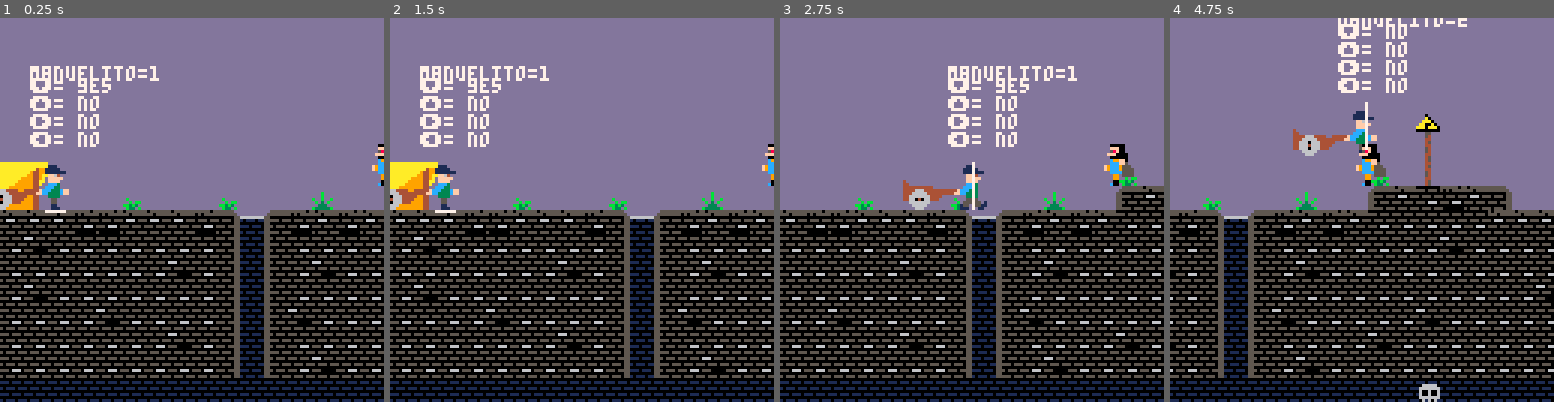
Above: before the commit, frames 1-4 (left to right).
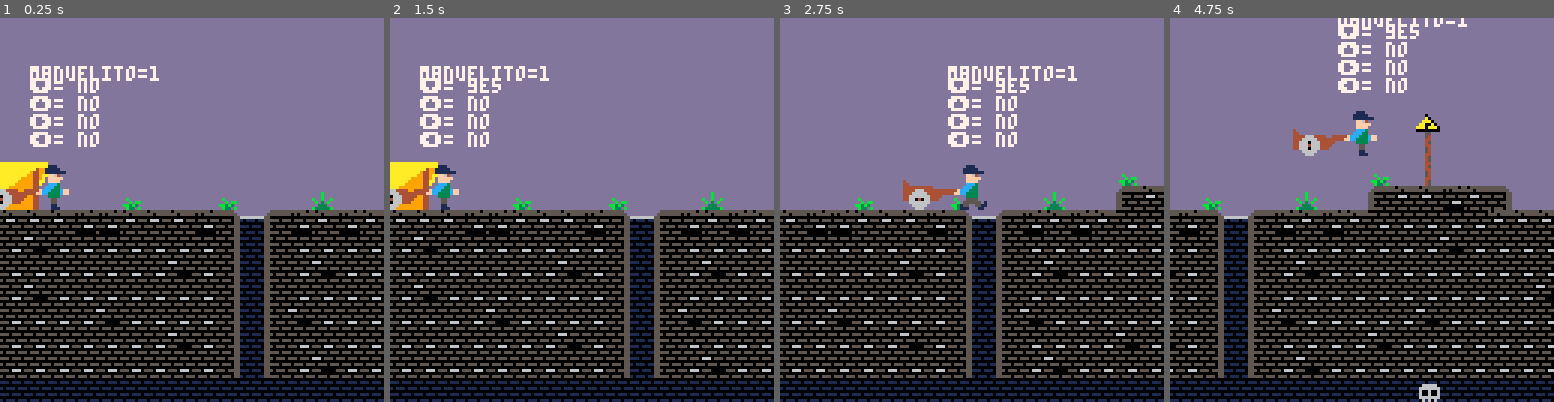
Above: after the commit, the same moments.

Repository: Elias288/The-Volqueter
Game: PICO-8 cartridge theVolqueter.p8
The game is run twice, just before and just after one commit, with the same random seed, the same clock (stepped at 60 frames per second) and the same inputs.
Inputs:
- Up to frame 1 (0.25 s): no input
- Up to frame 2 (1.5 s): tap X (X key) at 0.33, 1.07 s
- Up to frame 3 (2.75 s): hold Right 1.6-2.1 s; tap X (X key) at 1.85 s; hold Right from 2.47 s (still down)
- Up to frame 4 (4.75 s): tap X (X key) at 2.97, 4.08 s; release Right at 3.03 s; hold Left 3.08-3.58 s; hold Right 4.02-4.68 s

The runs differ from the first frame. In frame 1, 0.3% of the frame differs, in the area x 11-100%, y 16-51%; in frame 2, 0.2%; in frame 3, 0.6%; in frame 4, 0.8%, in the area x 48-78%, y 0-49%.

Commit message:
movimiento maxi

Diff:
--- a/theVolqueter.p8
+++ b/theVolqueter.p8
@@ -25,7 +25,9 @@
 	}
 
 	if(fget(sp,7)) then
+		print("es monstruo")
 		a.is_monster=true
+		a.acc=0.2
 		a.move=move_monster
 	end
 
@@ -75,8 +78,11 @@
 end
 
 function ctrl_ia (e)
- -- colision con el jugador
- manuelito=1
+	e.dx+=e.acc
+	e.x=e.dx
+	e.flip=true
+ 	-- colision con el jugador
+ 	--[[manuelito=1
  	if colision(e,player) then
  		manuelito=2
  		-- si colisiona, se pone a
@@ -85,7 +91,7 @@
 
  		-- si el jug esta punch
  		if has_estado(player, estados.punch) then
- 			-- si esta con el puno extendido
+ 			si esta con el puno extendido
  			if player.sp == 5 or player.sp == 7  then
  				if not e.golp then
 	 				e.vida -= 1
@@ -97,51 +103,38 @@
  		else
  			e.golp = false
  		end
- 	end
-
- 	-- verifico vida
- 	if e.vida <= 0 then
- 	 if e.s != estados.dead then
- 	 	e.s = estados.dead
- 	 	e.sp = 203
- 	 end
-
- 		e.vida = 0
- 	end
-
-
- if e.s == estados.idle  then
- 	-- estado normal
- 	-- - caminar aleatoriamente
- 	local acel = 1
- 	--manuelito="porque no estas caminando bebe"
- 	if e.dx < 0.01 then
- 	 -- un dado de 4 lados
- 	 -- porque quiero elegir entre
- 	 -- 4 direcciones
- 	 local dir=rnd(2)
-
- 	 if (dir < 2) then
- 	 	-- mover horiz
- 	 	acel *= dir < 1 and -1 or 1
-
- 	 	e.dx += acel
- 	 else
- 	 	-- mover horiz
- 	 	acel *= dir < 3 and -1 or 1
-
- 	 	e.dy += acel
- 	 end
- 	end
- elseif has_estado(e, estados.fight) then
- -- peleando
- -- - perseguir al jugador
- 	acel = 0.2
-
- 	if (player.x > e.x) e.dx += acel
- 	if (player.x < e.x) e.dx -= acel
-
- end
+	end
+
+	-- verifico vida
+	if e.vida <= 0 then
+		if e.s != estados.dead then
+			e.s = estados.dead
+			e.sp = 203
+		end
+
+		e.vida = 0
+	end
+
+
+	if e.s == estados.idle  then
+		e.dx+=e.acc
+		e.flip=false
+	else
+		 mover horiz
+		acel *= dir < 3 and -1 or 1
+
+		e.dy += acel
+	end
+
+ 	elseif has_estado(e, estados.fight) then
+	-- peleando
+	-- - perseguir al jugador
+		acel = 0.2
+
+		if (player.x > e.x) e.dx += acel
+		if (player.x < e.x) e.dx -= acel
+
+ 	end]]
 
 end
 function update_ent (e)
@@ -160,7 +153,7 @@
 function _init()
 
 	player = make_player(1, 10, 40)
-	maxi = make_actor(192, 120, 40, 16, 16, true)
+	maxi = make_actor(192, 280, 40, 16, 16, true)
 	manuelito=0
 	gravity=0.3
 	friccion=0.85
@@ -190,9 +183,9 @@
 	tiempo += 1
 
 	player_update()
-	--animate()
-	update_ent(maxi)
 	player_animate()
+
+	monster_animate()
 
 	cam_x=player.x-64+(player.w/2)
 	if cam_x<map_start then
@@ -207,16 +200,13 @@
 function _draw()
 	cls()
 
-	--camera(0,0)
 	map()
-	--dibujar_player(player)
+
 	player:draw()
 	player:carrosa()
-	--dibujar_maxi(maxi)
+
 	maxi:draw()
-
-	--dibujar_carrosa(player)
-	--caminar(50, 35)
+	maxi:move()
 
 	rect(x1r,y1r,
 		x2r,y2r,7)
@@ -290,6 +280,10 @@
 	end
 end
 
+function monster_animate()
+
+end
+
 function player_update()
 	--physics
 	player.dy+=gravity
@@ -318,70 +312,141 @@
 		and not player.junmping then
 			player.running=false
 			player.sliding=true
-		end
-
-		if player.dy>0 then
-			player.falling=true
-			player.landed=false
-			player.junmping=false
-
-			if map_collide(player, "down", 0) then
-				player.landed=true
-				player.falling=false
-				player.dy=0
-				player.y-=((player.y+player.h+1)%8)-1
-
+	end
+
+	if player.dy>0 then
+		player.falling=true
+		player.landed=false
+		player.junmping=false
+
+		if map_collide(player, "down", 0) then
+			player.landed=true
+			player.falling=false
+			player.dy=0
+			player.y-=((player.y+player.h+1)%8)-1
+
+			--test--
+			collide_d="yes"
+			else collide_d="no"
+			----
+		end
+	elseif player.dy<0 then
+		player.junmping=true
+		if map_collide(player, "up", 1) then
+			player.dy=0
 				--test--
-				collide_d="yes"
-				else collide_d="no"
-				----
-			end
-		elseif player.dy<0 then
-			player.junmping=true
-			if map_collide(player, "up", 1) then
-				player.dy=0
-					--test--
-				collide_u="yes"
-				else collide_u="no"
-				----
-			end
-		end
-
-		if player.dx<0 then
-			if map_collide(player, "left", 1) then
-				player.dx=0
-					--test--
-				collide_l="yes"
-				else collide_l="no"
-				----
-			end
-		elseif player.dx>0 then
-			if map_collide(player, "right", 1) then
-				player.dx=0
-					--test--
-				collide_r="yes"
-				else collide_r="no"
-				----
-			end
-		end
-
-		if player.sliding then
-			if abs(player.dx) <.2
-			or player.running then
-				player.dx=0
-				player.sliding=false
-			end
-		end
-
-		player.x+= player.dx
-		player.y+= player.dy
-  --limit player to map
-  if player.x<map_start then
-  	player.x=map_start
-  end
-  if player.x>map_end-player.w then
-  	player.x=map_end-player.w
-  end
+			collide_u="yes"
+			else collide_u="no"
+			----
+		end
+	end
+
+	if player.dx<0 then
+		if map_collide(player, "left", 1) then
+			player.dx=0
+				--test--
+			collide_l="yes"
+		else collide_l="no"
+			----
+		end
+	elseif player.dx>0 then
+		if map_collide(player, "right", 1) then
+			player.dx=0
+				--test--
+			collide_r="yes"
+			else collide_r="no"
+			----
+		end
+	end
+
+	if player.sliding then
+		if abs(player.dx) <.2
+		or player.running then
+			player.dx=0
+			player.sliding=false
+		end
+	end
+
+	player.x+=player.dx
+	player.y+=player.dy
+	--limit player to map
+	if player.x<map_start then
+		player.x=map_start
+	end
+	if player.x>map_end-player.w then
+		player.x=map_end-player.w
+	end
+end
+
+function move_monster(e)
+	e.dy+=gravity
+	e.dx*=friccion
+
+	-- colision con el jugador
+ 	manuelito=1
+ 	if colision(e,player) then
+ 		manuelito=2
+	end
+
+	if e.flp then
+		e.dx-=e.acc
+	else
+		e.dx+=e.acc
+	end
+
+	if e.dy>0 then
+		e.falling=true
+		e.landed=false
+		e.junmping=false
+
+		if map_collide(e, "down", 0) then
+			e.landed=true
+			e.falling=false
+			e.dy=0
+			e.y-=((e.y+e.h+1)%8)-1
+
+			--test--
+			collide_d="yes"
+			else collide_d="no"
+			----
+		end
+	elseif e.dy<0 then
+		e.junmping=true
+		if map_collide(e, "up", 1) then
+			e.dy=0
+				--test--
+			collide_u="yes"
+			else collide_u="no"
+			----
+		end
+	end
+
+	if e.dx<0 then
+		if map_collide(e, "left", 1) then
+			e.dx=0
+			--e.dx*=1
+			e.flp=false
+		end
+	elseif e.dx>0 then
+		if map_collide(e, "right", 1) then
+			e.dx=0
+			--e.dx*=-1
+			e.flp=true
+		end
+	end
+
+	e.x+=e.dx
+	e.y+=e.dy
+
+	if e.x<=map_start then
+		e.x=map_start
+		--e.flip = false
+	end
+	if e.x>map_end - e.w then
+		e.x=map_end - e.w
+		--e.flip = false
+	end
+
 end
 -->8
 function map_collide(obj, dir, flag)
@@ -574,7 +639,7 @@
 4f4f4f4f4f4f4f4f4f4f4f4f4f4f4f4f4f4f4a4f4f4f4f4f4f4f4f4f4f4f4f4f4f4f4f494f4f494f4f4f4f4f4f4f4f4f4f4f4f4f4f4f4f4f4f4f4f4f4f4f4f4f4f4f4f4f4f4f4f4f4f4f4f4f4f4f4f4f4f4f4f4f4f4f4f4f4f4f4f4f4f4f4f4f4f4f4f4f4f4f4f4f4f4f4f4f4f4f4f4f4f4f4f4f4f4f4f4f4f4f4f4f4f4f4f4f
 4f4f4f4f4f4f4f4f4f4f4f4f4f4f4f4f4f4f494f4f4f4f4f4f4647474747484f4f4f4f494f4f494f4f4f4f4f4f4f4f4d4f4f4f4f4f4f4f4f4f4f4f4f4f4f4f4f4f4f4f4f4f4f4f4f4f4f4f4f4f4f4f4f4f4f4f4f4f4f4f4f4f4f4f4f4f4f4f4f4f4f4f4f4f4f4f4f4f4f4f4f4f4f4f4f4f4f4f4f4f4f4f4f4f4f4f4f4f4f4f4f
 0e0f4f4f4f4f4f4f4f4f4f4f4f4f4f4f4b4f494f4f4f4f4f4f494f4f4f4f494f4f4f4f494f4f494f4f4f4f4f4f4f4f494f4f4f4f4f4f4f4f4f4f4f4f4f4f4f4f4f4f4f4f4f4f4f4f4f4f4f4f4f4f4f4f4f4f4f4f4f4f4f4f4f4f4f4f4f4f4f4f4f4f4f4f4f4f4f4f4f4f4f4f4f4f4f4f4f4f4f4f4f4f4f4f4f4f4f4f4f4f4f4f
-1e1f4f4f4f4b4f4f4f4b4f4f4f4c4f4f4240504140434f4f4b494f4f4b4f494f4f4f4f494e4b494f4f4f4f4f4f4c4f494f4b4f4f4f4f4f4f4f4f4f4f4f4f4f4f4f4f4f4f4f4f4f4f4f4f4f4f4f4f4f4f4f4f4f4f4f4f4f4f4f4f4f4f4f4f4f4f4f4f4f4f4f4f4f4f4f4f4f4f4f4f4f4f4f4f4f4f4f4f4f4f4f4f4f4f4f4f4f4f
+1e1f4f4f4f4b4f4f4f4b4f4f4f4c4f4f4240404140434f4f4b494f4f4b4f494f4f4f4f494e4b494f4f4f4f4f42434f494f4b4f4f4f4f4f4f4f4f4f4f4f4f4f4f4f4f4f4f4f4f4f4f4f4f4f4f4f4f4f4f4f4f4f4f4f4f4f4f4f4f4f4f4f4f4f4f4f4f4f4f4f4f4f4f4f4f4f4f4f4f4f4f4f4f4f4f4f4f4f4f4f4f4f4f4f4f4f4f
 404040414140404041436c424140414050505050504040404140404040404040404040404040404041456c424140414140434f4f4f4f4f4f4f4f4f4f4f4f4f4f4f4f4f4f4f4f46474747484f4f4f4f4f4f4f4f4f4f4f4f4f4f4f4f4f4f4f4f4f4f4f4f4f4f4f4f4f4f4f4f4f4f4f4f4f4f4f4f4f4f4f4f4f4f4f4f4f4f4f4f4f
 505150505050505050457c445050505050505051505050505050505050505150505050505150505050457c44505050505050434f4f4f4f4f4f4f4f4f4f4f4f4f4f4f4f4f4f4f494f4f4f494f4f4f4f4f4f4f4f4f4f4f4f4f4f4f4f4f4f4f4f4f4f4f4f4f4f4f4f4f545454545454544f4f4f4f4f4f4f4f4f4f4f4f4f4f4f4f4f
 505050505050505150457c445051505050505050505050505150505050505050505050505050505050457c4450515050505050434f4f4f4f4f4f4f4f4f4f4f4f4f4f4f4f4f4f494f4f4f494f4f4f4f4f4f4f4f4f4f4f4f4f4f4f4f4f4f4f4f4f4f4f4f4f4f4f4f4f4f4f545556574f4f4f4f4f4f4f4f4f4f4f4f4f4f4f4f4f4f
